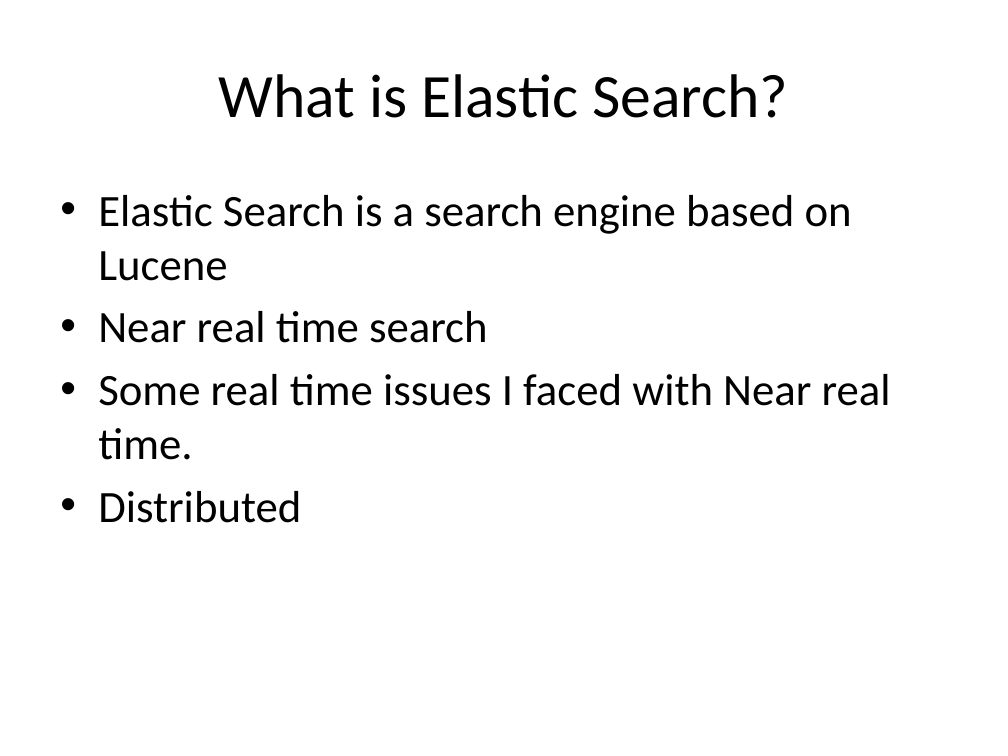
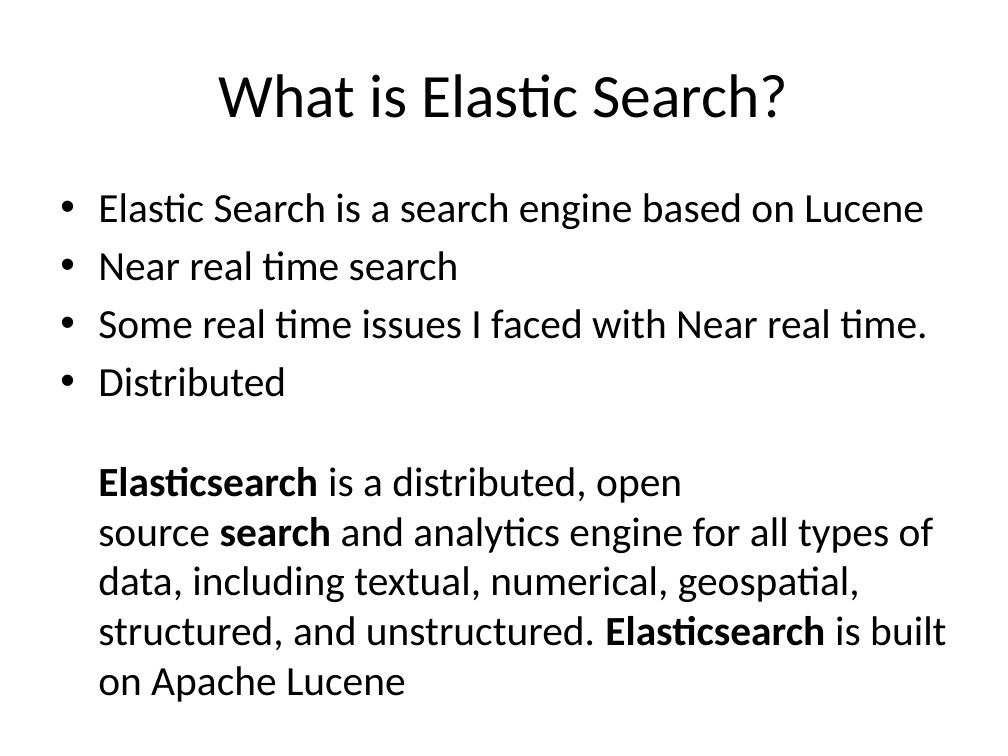
Before and after one commit to pavanarya/MySessions, a slide deck: slide 2 of Elastic Search.pptx. Drawn at 1008x756 pixels with LibreOffice and Linux fonts; fonts in the diff are those of the drawing. Boxes give left, top, right and bottom in pixels: in the first picture for what was removed or moved away, otherwise in the second. Text is boxed around its words. In the diff, an @@ line names an element or a change of style, - is before the commit and + after.

```diff
--- a/Elastic Search.pptx
+++ b/Elastic Search.pptx
@@ text at (98, 193, 927, 339): size 32 to 29.6 pt in "Elastic Search is a search engine based ...", "Near real time search", "Some real time issues I faced with ..." @@
@@ text at (98, 367, 946, 650): text changed; size 32 to 29.6 pt @@
-• Distributed
+• Distributed
+  Elasticsearch is a distributed, open source search and analytics engine for all types of data, including textual, numerical, geospatial, structured, and unstructured. Elasticsearch is built on Apache Lucene
```
Also in this commit, not shown: 5 slides added, 4 other files.
